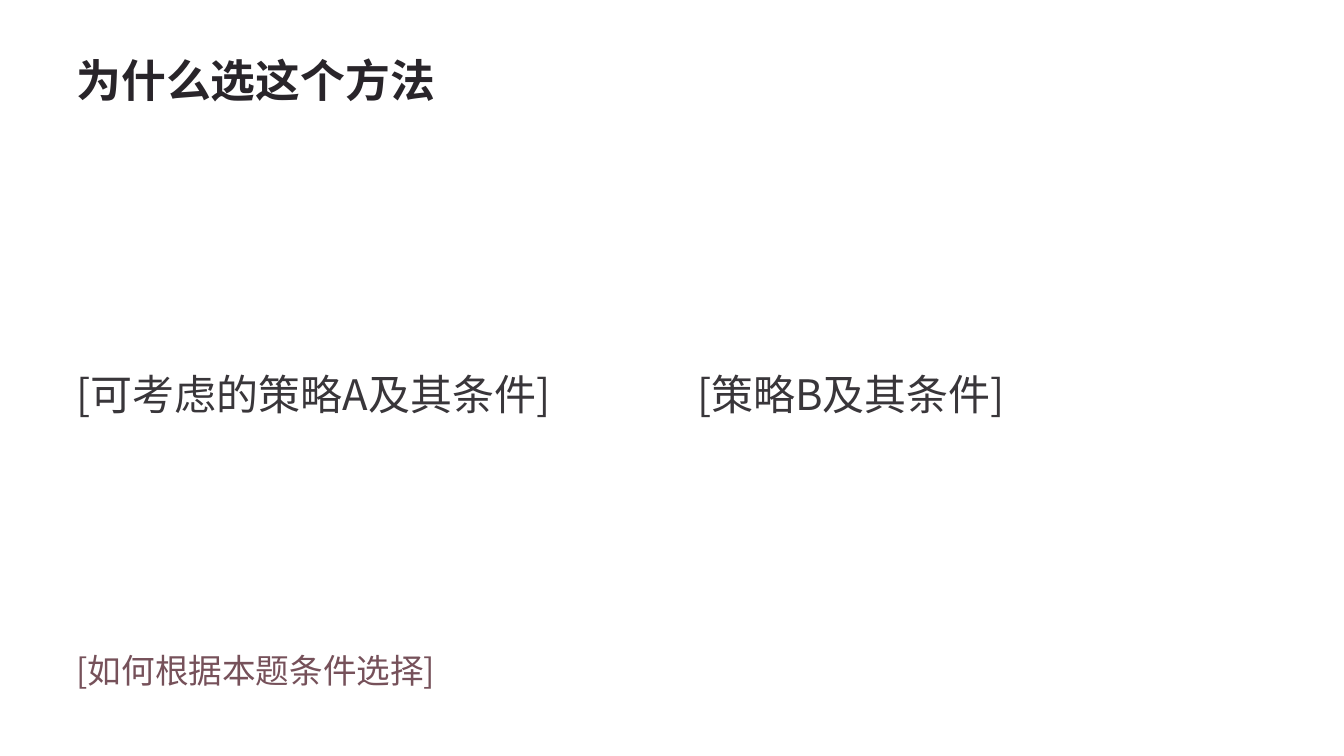
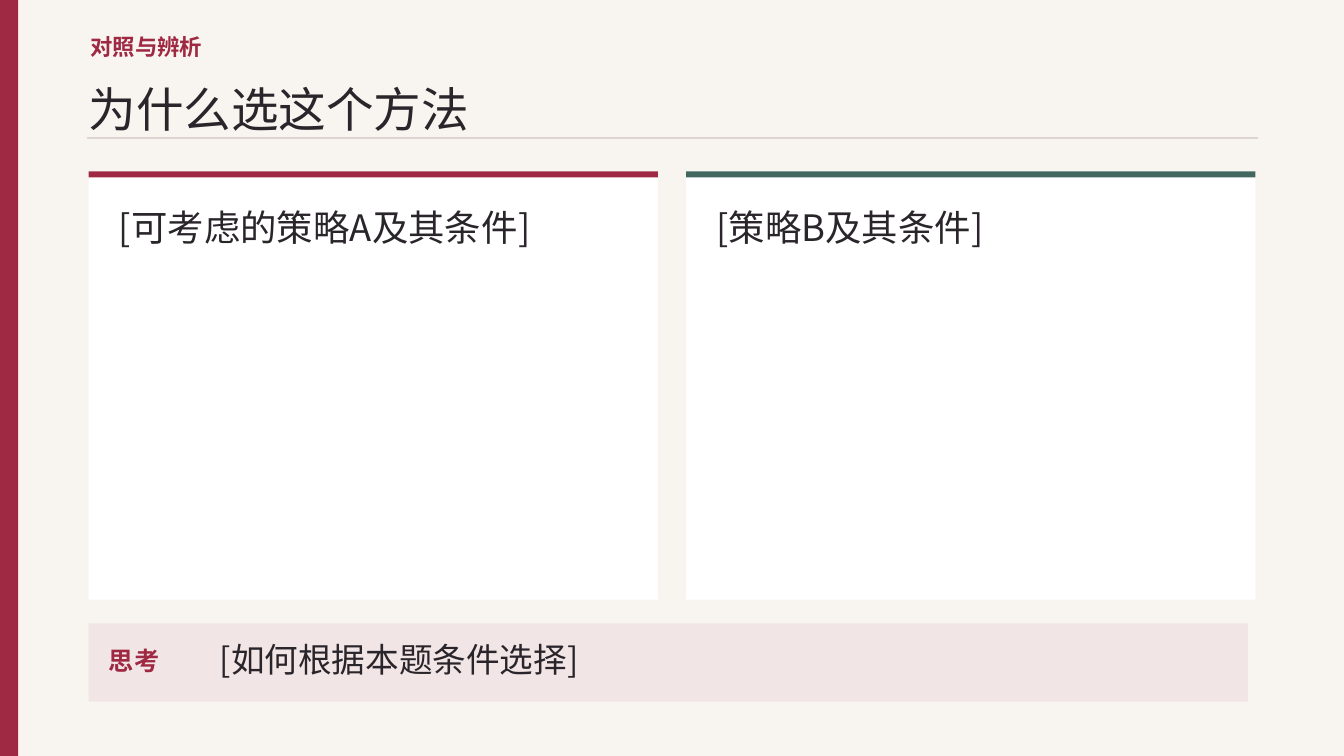
Before and after one commit to jrhhhh/math-homework-agent, a slide deck: slide 4 of lesson-materials-builder/assets/templates/problem-lesson.pptx. Drawn at 1344x756 pixels with LibreOffice and Linux fonts; fonts in the diff are those of the drawing. Boxes give left, top, right and bottom in pixels: in the first picture for what was removed or moved away, otherwise in the second. Text is boxed around its words. In the diff, an @@ line names an element or a change of style, - is before the commit and + after.

```diff
--- a/lesson-materials-builder/assets/templates/problem-lesson.pptx
+++ b/lesson-materials-builder/assets/templates/problem-lesson.pptx
@@ background #FFFFFF to #F8F5F0 @@
@@ rectangle added at (0, 0, 18, 756), fill #9F2943 @@
@@ text added at (91, 36, 203, 57), 16 pt, text #9F2943, bold @@
+对照与辨析
@@ text "为什么选这个方法": place and size @@
-text "为什么选这个方法" at (77, 58, 436, 101)
+text "为什么选这个方法" at (89, 87, 469, 131)
@@ text "为什么选这个方法" at (89, 87, 469, 131): size 32 to 34 pt, bold off; line spacing 1 to 45.9pt; more space between paragraphs; vertical alignment middle to top @@
@@ line added from (87, 138) to (1258, 138), #DFD5D0 1.2 pt @@
@@ rectangle added at (89, 171, 658, 600), fill #FFFFFF @@
@@ rectangle added at (89, 171, 658, 177), fill #9F2943 @@
@@ rectangle added at (687, 171, 1256, 600), fill #FFFFFF @@
@@ rectangle added at (687, 171, 1256, 177), fill #42675F @@
@@ text "[可考虑的策略A及其条件]": place and size @@
-text "[可考虑的策略A及其条件]" at (77, 374, 551, 417)
+text "[可考虑的策略A及其条件]" at (119, 210, 530, 248)
@@ text "[可考虑的策略A及其条件]" at (119, 210, 530, 248): size 30 to 26 pt, text colour #39363A to #29252A; line spacing 48pt to 35.1pt; less space between paragraphs @@
@@ text "[策略B及其条件]" at (716, 210, 983, 248): size 30 to 26 pt, text colour #39363A to #29252A; line spacing 48pt to 35.1pt; less space between paragraphs @@
@@ text "[策略B及其条件]": place and size @@
-text "[策略B及其条件]" at (697, 374, 1005, 417)
+text "[策略B及其条件]" at (716, 210, 983, 248)
@@ rectangle added at (89, 623, 1248, 702), fill #F2E5E6 @@
@@ text added at (109, 648, 159, 672), 18 pt, text #9F2943, bold @@
+思考
@@ text "[如何根据本题条件选择]": place and size @@
-text "[如何根据本题条件选择]" at (77, 654, 436, 689)
+text "[如何根据本题条件选择]" at (220, 643, 579, 678)
@@ text "[如何根据本题条件选择]" at (220, 643, 579, 678): text colour #76515A to #29252A; line spacing 33.8pt to 32.4pt; more space between paragraphs; vertical alignment middle to top @@
```
Also in this commit, not shown: 12 other slides changed, 24 other files.
